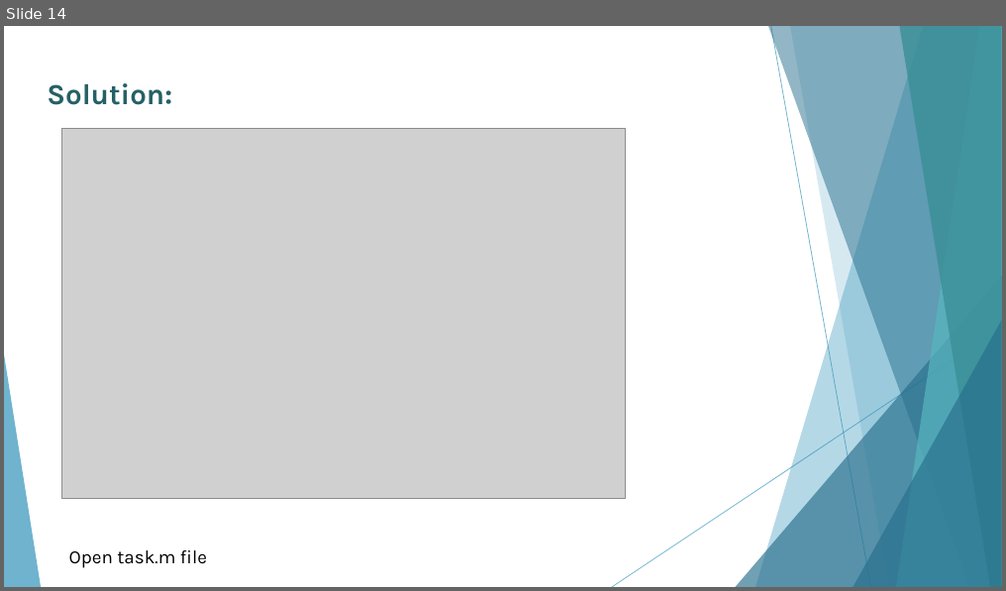
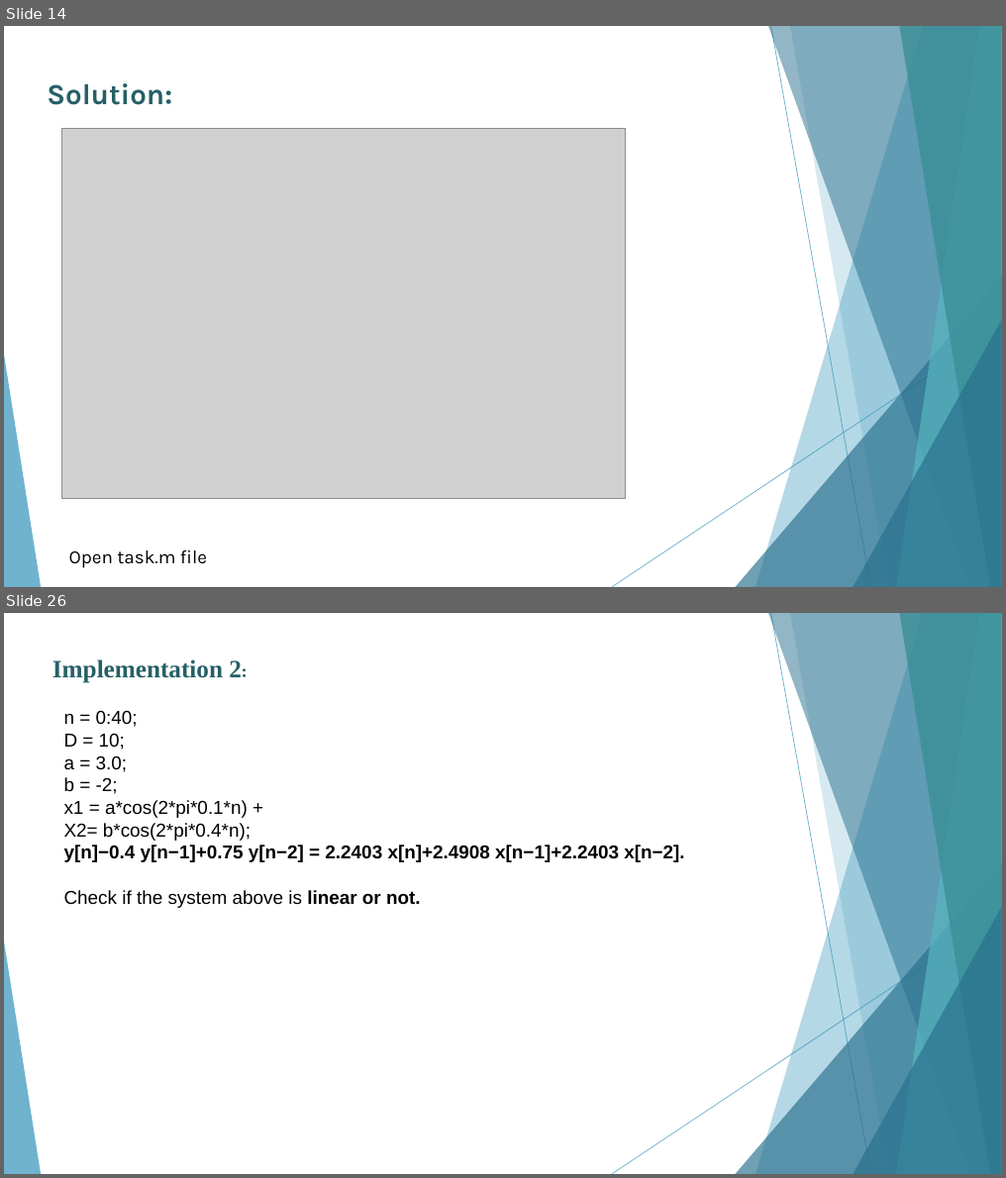
Before and after one commit to AhMjOU/DSP2, a slide deck: lec2.pptx. Shown one above the other, each under a label of ours: slide 14 before the commit, slides 14 and 26 after it; the slides between them are not shown. The pictures are 1006x591 and 1006x1178 pixels, drawn with LibreOffice and Linux fonts; fonts in the diff are those of the drawing; grey boxes stand for pictures. Boxes give left, top, right and bottom in pixels: in the first picture for what was removed or moved away, otherwise in the second. Text is boxed around its words. In the diff, an @@ line names an element or a change of style, - is before the commit and + after.

```diff
--- a/lec2.pptx
+++ b/lec2.pptx
@@ slide 26 added at box(4, 613, 1002, 1174), background #FFFFFF; not listed: 10 template elements that a slide beside it also shows @@
@@ text added at box(53, 660, 242, 683), 24 pt, text #266066, bold @@
+Implementation 2:
@@ text added at box(64, 710, 684, 908), 18 pt, text #000000 @@
+n = 0:40;
+D = 10;
+a = 3.0;
+b = -2;
+x1 = a*cos(2*pi*0.1*n) +
+X2= b*cos(2*pi*0.4*n);
+y[n]−0.4 y[n−1]+0.75 y[n−2] = 2.2403 x[n]+2.4908 x[n−1]+2.2403 x[n−2].
+Check if the system above is linear or not.
```
Also in this commit, not shown: 1 slide changed, 12 other slides added, 2 other files.
